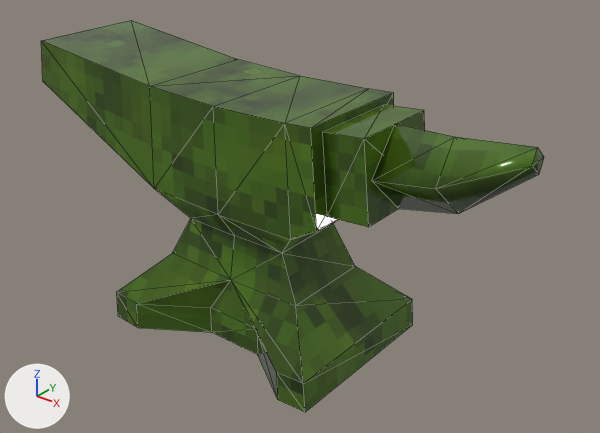
The glTF model environment_models/assets/SM_Anvil.glb, before and after one commit.
The view is the same before and after, from a 50 mm camera at (2.05, -2.31, 2.02) aimed at (0.16, 0.06, 0.55). The axes (+X, +Y, +Z) are drawn at lower left. The lights are the same throughout. Mesh edges are drawn as thin lines. Where no turn or scale is listed for an object, it has been applied to the vertices. Vertices at the same position are counted once.

Names of what the first picture shows: 'SM_Anvil'.
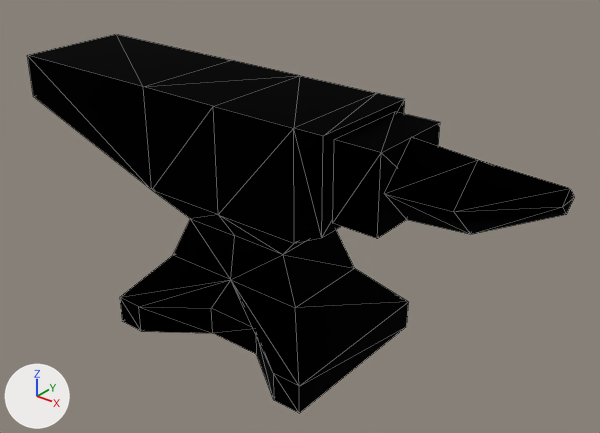
What differs and where, as boxes (x1, y1, x2, y2) in the pictures (600 x 433 px; the box of a moved part takes in the faces that stretch with it):
'SM_Anvil', reshaped (9% wider)
    before: (41, 20, 544, 412)
    after: (27, 34, 574, 414)
part 1 of me_sm_anvil, moved or reshaped
    before: (41, 20, 544, 412)
    after: (27, 34, 574, 414)
part 2 of me_sm_anvil, recoloured
    both: (192, 215, 281, 327)

Patch to the scene script:
```diff
--- a/environment_models/assets/SM_Anvil.glb.py
+++ b/environment_models/assets/SM_Anvil.glb.py
@@ mat_fallback_material @@
+mat_fallback_material = principled_material('fallback Material')
+mat_fallback_material.base_color = (0.0, 0.0, 0.0)  # black #000000
+mat_fallback_material.metallic = 1.0
+mat_fallback_material.roughness = 1.0
@@ me_sm_anvil @@
 # used by ob_sm_anvil; location = (0.5, 1.125, 0.875)
-me_sm_anvil.from_pydata(...)  # 76 vertices, 138 faces; spans x -1.54..0.65, y -1.5..-0.75, z -0.87..0.27
+me_sm_anvil.from_pydata(...)  # 76 vertices, 136 faces; spans x -1.62..0.75, y -1.5..-0.75, z -0.88..0.19
+# me_sm_anvil part 1: 60 of 76 vertices moved; they spanned x -1.54..0.65, y -1.5..-0.75, z -0.87..0.27 and now span x -1.62..0.75, y -1.5..-0.75, z -0.88..0.19; mean shift (0.02, 0.0, -0.03); largest move (0.63, -1.12, 0.23) -> (0.75, -1.12, 0.12)
+# me_sm_anvil part 2: 126 faces spanning x -1.62..0.75, y -1.5..-0.75, z -0.88..0.19 switch from mat_m_anvil to mat_fallback_material (black #000000)
```
